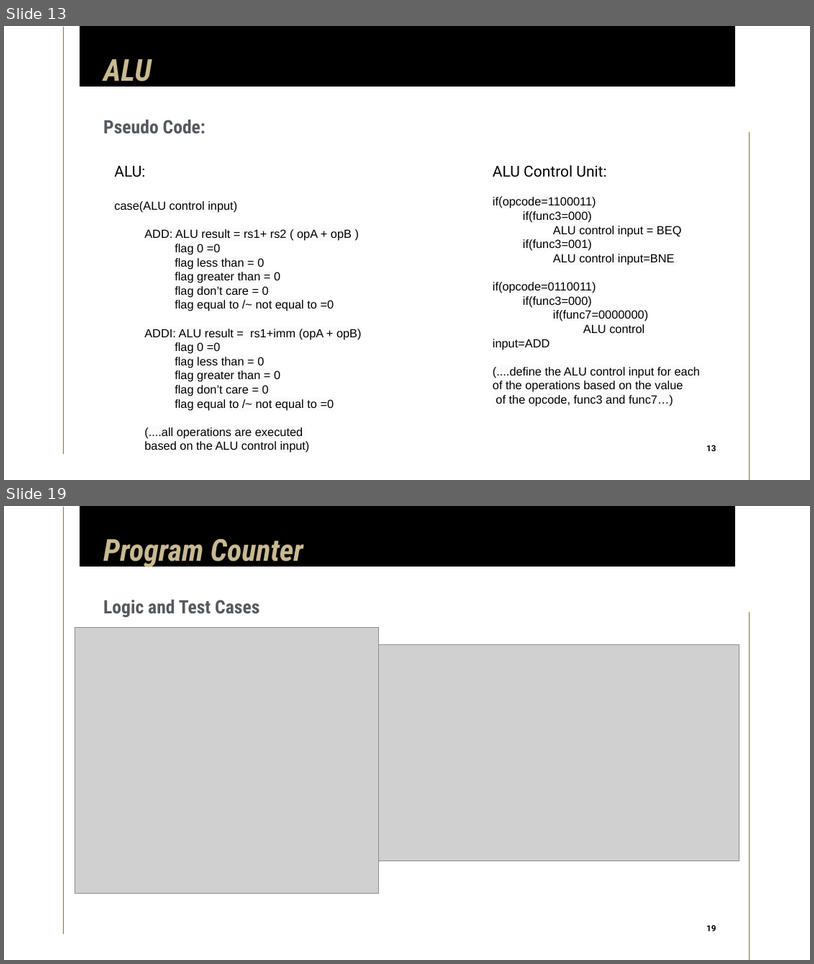
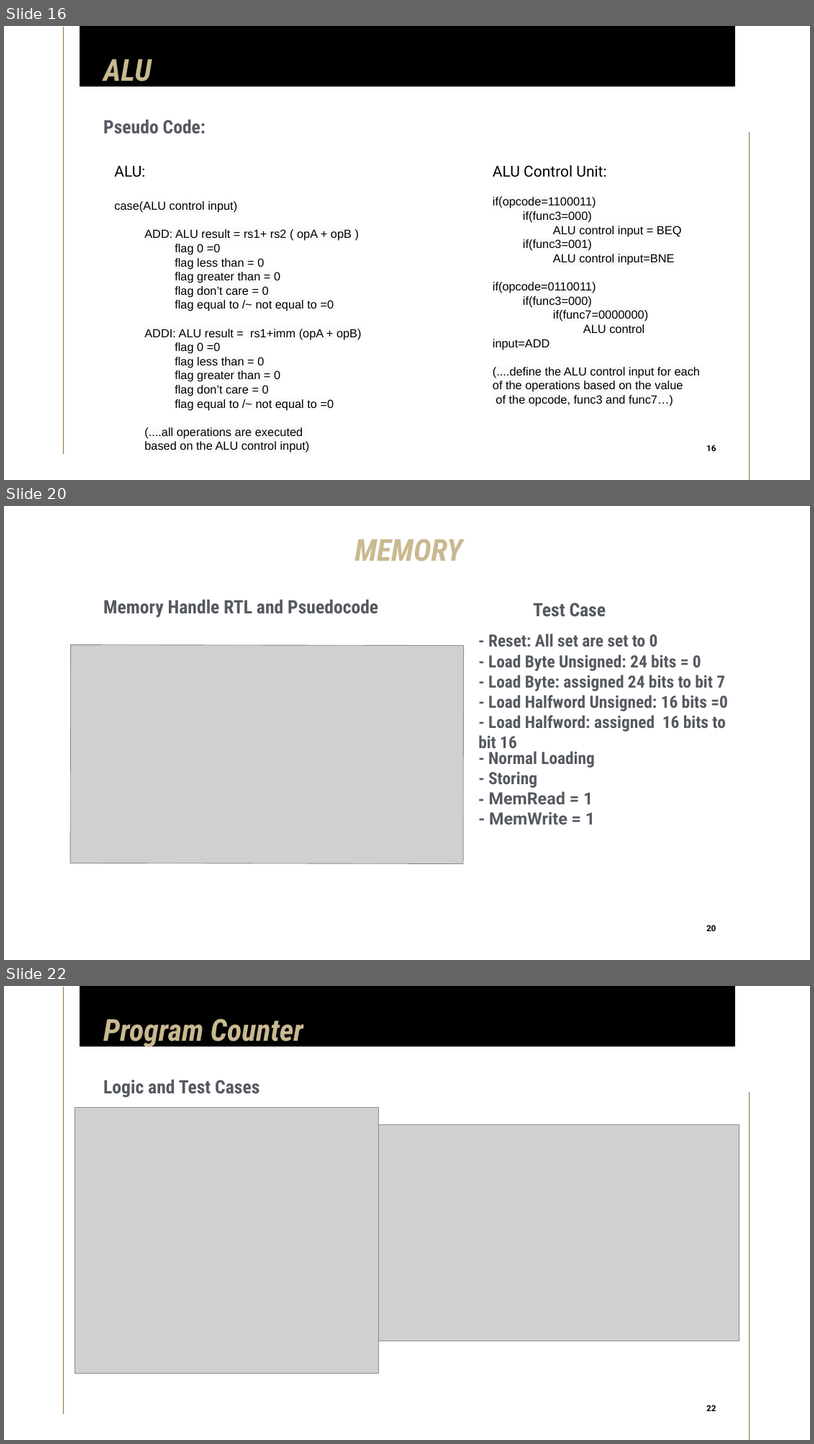
Before and after one commit to limichael246/STARS_2024, a slide deck: Project_Proposal.pptx. Shown one above the other, each under a label of ours: slides 13 and 19 before the commit, slides 16, 20 and 22 after it; the slides between them are not shown. The pictures are 814x964 and 814x1444 pixels, drawn with LibreOffice and Linux fonts; fonts in the diff are those of the drawing; grey boxes stand for pictures. Boxes give left, top, right and bottom in pixels: in the first picture for what was removed or moved away, otherwise in the second. Text is boxed around its words. In the diff, an @@ line names an element or a change of style, - is before the commit and + after.

```diff
--- a/Project_Proposal.pptx
+++ b/Project_Proposal.pptx
@@ slide 20 added at [4, 506, 810, 960], background #FFFFFF @@
@@ title added at [355, 539, 463, 561], 36 pt, text #C9B991, bold, italic @@
+MEMORY
@@ subtitle added at [103, 599, 378, 618], 22 pt, text #555960, bold @@
+Memory Handle RTL and Psuedocode
@@ text added at [533, 602, 607, 616], 22 pt, text #555960, bold @@
+Test Case
@@ text added at [489, 633, 658, 646], 20 pt, text #555960, bold @@
+- Reset: All set are set to 0
@@ picture added at [70, 645, 464, 864] @@
@@ text added at [478, 654, 728, 752], 20 pt, text #555960, bold @@
+- Load Byte Unsigned: 24 bits = 0
+- Load Byte: assigned 24 bits to bit 7
+- Load Halfword Unsigned: 16 bits =0
+- Load Halfword: assigned 16 bits to bit 16
@@ text added at [489, 751, 595, 824], 20 pt, text #555960, bold @@
+- Normal Loading
+- Storing
+- MemRead = 1
+- MemWrite = 1
@@ page number added at [702, 921, 721, 936], 10 pt, text #000000, bold @@
+20
@@ what was slide 13 is now slide 16 @@
@@ page number at [707, 444, 716, 451]: text changed @@
-13
+16
@@ what was slide 19 is now slide 22 @@
@@ page number at [707, 1404, 716, 1411]: text changed @@
-19
+22
```
Also in this commit, not shown: 9 slides changed, 12 other slides added, 3 slides removed.
